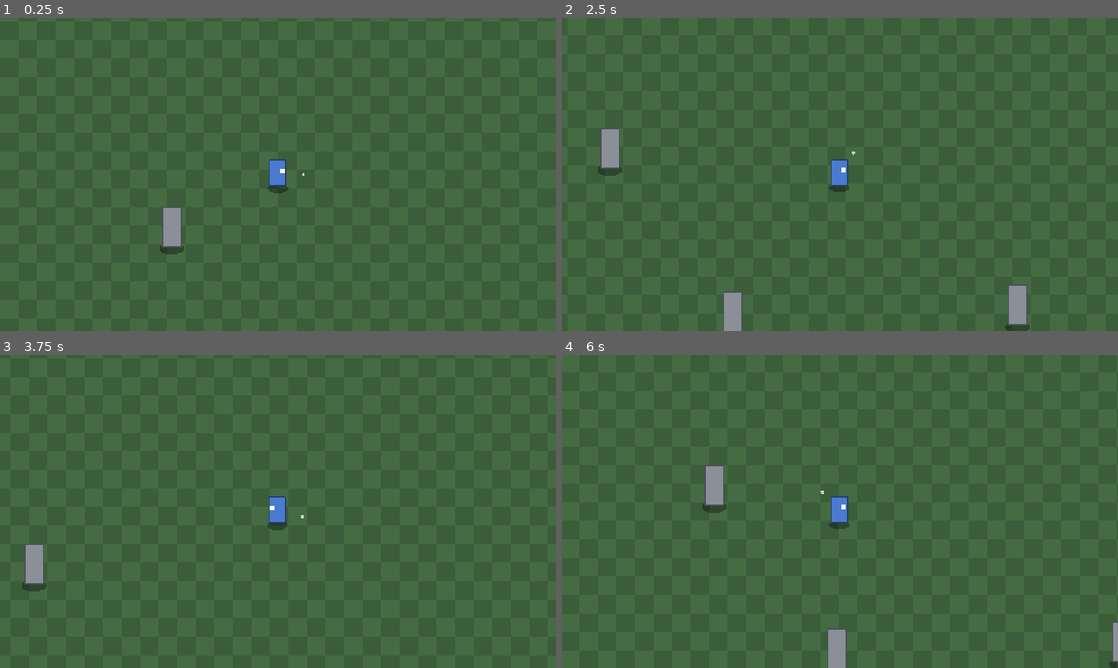
Above: before the commit, frames 1-4 (two rows, left to right).
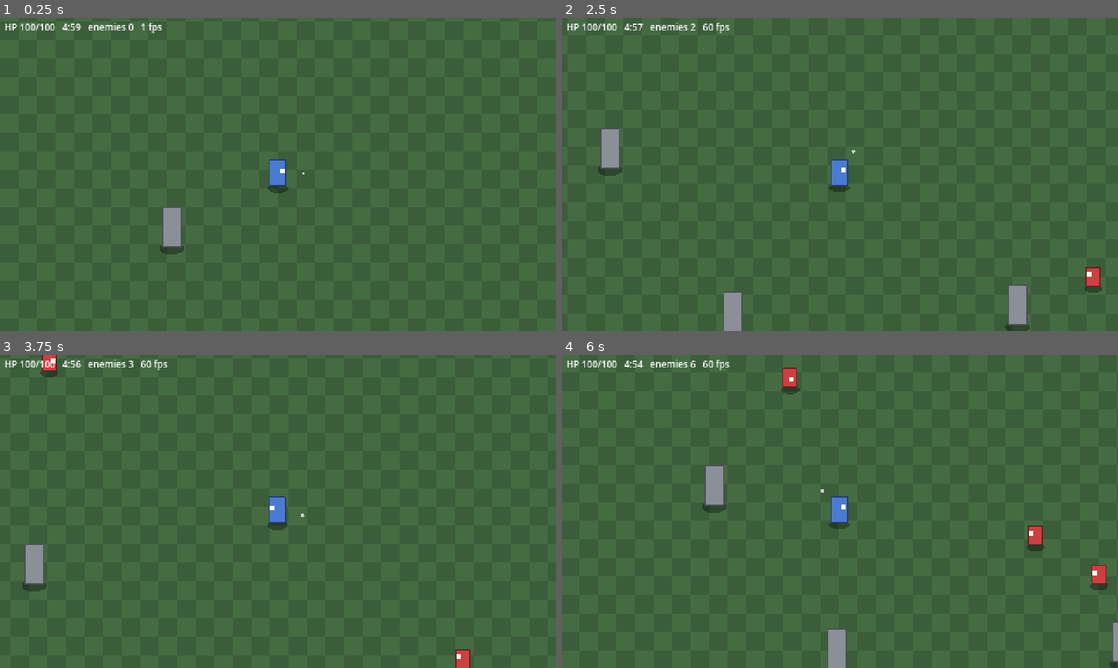
Above: after the commit, the same moments.

Repository: boki-io/game
Game: Godot game, scene res://scenes/main.tscn
Same seed, same stepped clock (60 frames per second), same inputs: the game is played once before the commit and once after it.
Inputs (mouse positions are in pixels of both pictures, inside the frame that each line leads up to):
- Up to frame 1 (0.25 s): no input
- Up to frame 2 (2.5 s): tap Enter (ui_accept) at 0.5, 1.52, 1.55, 1.82 s; move the mouse to (962, 158) at 0.52 s; hold D (move_right) 0.53-1.28 s; hold Enter (ui_accept) 0.53-1.28 s; move the mouse to (728, 190) at 1.27 s; hold S (move_down) 1.28-2.03 s; tap E (ability_e) at 1.35 s; move the mouse to (895, 105) at 2.02 s; hold D (move_right) from 2.03 s (still down); hold Enter (ui_accept) from 2.03 s (still down); tap Q (ability_q) at 2.1 s
- Up to frame 3 (3.75 s): move the mouse to (250, 574) at 2.77 s; release D (move_right) at 2.78 s; release Enter (ui_accept) at 2.78 s; hold W (move_up) 2.78-3.53 s; tap R (ability_r) at 2.85 s; tap Enter (ui_accept) at 3.02, 3.05, 3.32 s; move the mouse to (444, 558) at 3.52 s; hold A (move_left) from 3.53 s (still down); hold Enter (ui_accept) from 3.53 s (still down)
- Up to frame 4 (6 s): move the mouse to (673, 464) at 4.27 s; release Enter (ui_accept) at 4.28 s; tap E (ability_e) at 4.35 s; tap Enter (ui_accept) at 4.52, 4.55, 4.82 s; move the mouse to (867, 511) at 5.02 s; release A (move_left) at 5.03 s; hold S (move_down) 5.03-5.78 s; hold Enter (ui_accept) 5.03-5.78 s; tap Q (ability_q) at 5.1 s; move the mouse to (756, 433) at 5.77 s; hold D (move_right) from 5.78 s (still down); tap R (ability_r) at 5.85 s

The runs differ from the first frame. In frame 1, 0.3% of the frame differs, in the area x 0-55%, y 1-51%; in frame 2, 0.6%; in frame 3, 0.7%; in frame 4, 1.0%, in the area x 0-99%, y 1-76%.

Commit message:
M2: grunt enemy, contact damage, player death, spawn director, spatial grid
Co-Authored-By: Claude Sonnet 5.5 <noreply@anthropic.com>

Diff:
--- /dev/null
+++ b/data/enemies/grunt.tres
@@ -0,0 +1,12 @@
+[gd_resource type="Resource" script_class="EnemyData" format=3]
+
+[ext_resource type="Script" path="res://scripts/enemy/enemy_data.gd" id="1"]
+
+[resource]
+script = ExtResource("1")
+id = &"grunt"
+max_health = 20.0
+speed = 45.0
+contact_damage = 5.0
+contact_interval = 0.5
+xp_drop = 1
--- a/project.godot
+++ b/project.godot
@@ -11,6 +11,7 @@
 
 InputSetup="*res://scripts/systems/input_setup.gd"
 PlayerRegistry="*res://scripts/systems/player_registry.gd"
+EnemyGrid="*res://scripts/systems/enemy_grid.gd"
 
 [display]
 
--- /dev/null
+++ b/scenes/enemy.tscn
@@ -0,0 +1,31 @@
+[gd_scene format=3]
+
+[ext_resource type="Script" path="res://scripts/enemy/enemy.gd" id="1"]
+[ext_resource type="Script" path="res://scripts/player/placeholder_sprite.gd" id="2"]
+[ext_resource type="Script" path="res://scripts/systems/health.gd" id="3"]
+[ext_resource type="Resource" path="res://data/enemies/grunt.tres" id="4"]
+
+[sub_resource type="CircleShape2D" id="1"]
+radius = 7.0
+
+[node name="Enemy" type="Node2D"]
+script = ExtResource("1")
+data = ExtResource("4")
+
+[node name="Sprite" type="Node2D" parent="."]
+script = ExtResource("2")
+body_color = Color(0.8, 0.25, 0.25, 1)
+body_size = Vector2(12, 16)
+show_aim = false
+
+[node name="Health" type="Node" parent="."]
+script = ExtResource("3")
+
+[node name="Hitbox" type="Area2D" parent="."]
+collision_layer = 0
+collision_mask = 2
+monitorable = false
+
+[node name="CollisionShape2D" type="CollisionShape2D" parent="Hitbox"]
+position = Vector2(0, -6)
+shape = SubResource("1")
--- a/scenes/main.tscn
+++ b/scenes/main.tscn
@@ -4,6 +4,11 @@
 [ext_resource type="Script" path="res://scripts/systems/arena.gd" id="2"]
 [ext_resource type="Script" path="res://scripts/systems/ground.gd" id="3"]
 [ext_resource type="Script" path="res://scripts/systems/camera_follow.gd" id="4"]
+[ext_resource type="Script" path="res://scripts/systems/run_manager.gd" id="5"]
+[ext_resource type="Script" path="res://scripts/systems/spawn_director.gd" id="6"]
+[ext_resource type="PackedScene" path="res://scenes/enemy.tscn" id="7"]
+[ext_resource type="Script" path="res://scripts/ui/dev_readout.gd" id="8"]
+[ext_resource type="Script" path="res://scripts/ui/end_overlay.gd" id="9"]
 
 [node name="Main" type="Node2D"]
 script = ExtResource("1")
@@ -30,3 +35,27 @@
 
 [node name="Camera" type="Camera2D" parent="."]
 script = ExtResource("4")
+
+[node name="SpawnDirector" type="Node" parent="."]
+script = ExtResource("6")
+enemy_scene = ExtResource("7")
+
+[node name="RunManager" type="Node" parent="."]
+script = ExtResource("5")
+
+[node name="UI" type="CanvasLayer" parent="."]
+
+[node name="DevReadout" type="Label" parent="UI"]
+offset_left = 4.0
+offset_top = 2.0
+theme_override_font_sizes/font_size = 8
+script = ExtResource("8")
+
+[node name="EndOverlay" type="Control" parent="UI"]
+layout_mode = 3
+anchors_preset = 15
+anchor_right = 1.0
+anchor_bottom = 1.0
+grow_horizontal = 2
+grow_vertical = 2
+script = ExtResource("9")
--- a/scenes/player.tscn
+++ b/scenes/player.tscn
@@ -3,9 +3,14 @@
 [ext_resource type="Script" path="res://scripts/player/player.gd" id="1"]
 [ext_resource type="Script" path="res://scripts/player/player_input.gd" id="2"]
 [ext_resource type="Script" path="res://scripts/player/placeholder_sprite.gd" id="3"]
+[ext_resource type="Script" path="res://scripts/systems/health.gd" id="4"]
+[ext_resource type="Script" path="res://scripts/systems/hurtbox.gd" id="5"]
 
 [sub_resource type="CircleShape2D" id="1"]
 radius = 5.0
+
+[sub_resource type="CircleShape2D" id="2"]
+radius = 6.0
 
 [node name="Player" type="CharacterBody2D"]
 collision_layer = 2
@@ -22,3 +27,16 @@
 
 [node name="PlayerInput" type="Node" parent="."]
 script = ExtResource("2")
+
+[node name="Health" type="Node" parent="."]
+script = ExtResource("4")
+
+[node name="Hurtbox" type="Area2D" parent="."]
+collision_layer = 2
+collision_mask = 0
+monitoring = false
+script = ExtResource("5")
+
+[node name="CollisionShape2D" type="CollisionShape2D" parent="Hurtbox"]
+position = Vector2(0, -8)
+shape = SubResource("2")
--- /dev/null
+++ b/scripts/enemy/enemy.gd
@@ -0,0 +1,83 @@
+class_name Enemy
+extends Node2D
+## Chases the nearest player, separates lightly from neighbors, hurts on contact.
+## Pooled: the SpawnDirector calls activate()/deactivate() instead of instancing and freeing.
+
+const SEPARATION_RADIUS := 12.0
+const SEPARATION_WEIGHT := 0.8
+const ARENA_PADDING := 6.0
+
+@export var data: EnemyData
+
+var director: SpawnDirector
+var _contact_cd := 0.0
+
+@onready var health: Health = $Health
+@onready var hitbox: Area2D = $Hitbox
+@onready var sprite: Node2D = $Sprite
+
+
+func activate(pos: Vector2, hp_multiplier: float) -> void:
+	global_position = pos
+	health.setup(data.max_health * hp_multiplier)
+	_contact_cd = 0.0
+	visible = true
+	process_mode = Node.PROCESS_MODE_INHERIT
+	hitbox.set_deferred("monitoring", true)
+	EnemyGrid.register(self)
+
+
+func deactivate() -> void:
+	visible = false
+	process_mode = Node.PROCESS_MODE_DISABLED
+	hitbox.set_deferred("monitoring", false)
+	EnemyGrid.unregister(self)
+
+
+func _exit_tree() -> void:
+	EnemyGrid.unregister(self)
+
+
+func _physics_process(delta: float) -> void:
+	var target := PlayerRegistry.nearest(global_position)
+	if target == null:
+		return
+
+	var to_target := target.global_position - global_position
+	var dir := to_target.normalized() if to_target.length_squared() > 0.01 else Vector2.ZERO
+	var velocity := (dir + _separation() * SEPARATION_WEIGHT) * data.speed
+	global_position += velocity * delta
+	global_position = global_position.clamp(
+		Vector2(ARENA_PADDING, ARENA_PADDING),
+		Vector2(Arena.SIZE) - Vector2(ARENA_PADDING, ARENA_PADDING))
+	sprite.facing = dir
+
+	_contact_cd = maxf(_contact_cd - delta, 0.0)
+	if _contact_cd <= 0.0:
+		_try_contact_hit()
+
+	if director and to_target.length() > director.teleport_distance:
+		var ring_pos: Variant = director.ring_position(target.global_position)
+		if ring_pos != null:
+			global_position = ring_pos
+
+
+func _try_contact_hit() -> void:
+	for area in hitbox.get_overlapping_areas():
+		if area is Hurtbox:
+			area.receive_hit(data.contact_damage)
+			_contact_cd = data.contact_interval
+
+
+func _separation() -> Vector2:
+	var push := Vector2.ZERO
+	for other in EnemyGrid.query(global_position, SEPARATION_RADIUS):
+		if other == self:
+			continue
+		var away := global_position - other.global_position
+		var dist := away.length()
+		if dist < 0.01:
+			away = Vector2.from_angle(randf() * TAU)
+			dist = 0.01
+		push += away / dist * (1.0 - dist / SEPARATION_RADIUS)
+	return push.limit_length(1.0)
--- /dev/null
+++ b/scripts/enemy/enemy_data.gd
@@ -0,0 +1,9 @@
+class_name EnemyData
+extends Resource
+
+@export var id: StringName
+@export var max_health: float = 20.0
+@export var speed: float = 45.0  # px/s
+@export var contact_damage: float = 5.0
+@export var contact_interval: float = 0.5  # seconds between hits while touching
+@export var xp_drop: int = 1
--- a/scripts/main.gd
+++ b/scripts/main.gd
@@ -7,12 +7,22 @@
 
 @onready var players_root: Node2D = $World/Players
 @onready var props_root: Node2D = $World/Props
+@onready var run_manager: RunManager = $RunManager
+@onready var spawn_director: SpawnDirector = $SpawnDirector
 
 
 func _ready() -> void:
+	spawn_director.run_manager = run_manager
+	spawn_director.enemies_root = $World/Enemies
+	var readout: Label = $UI/DevReadout
+	readout.run_manager = run_manager
+	readout.spawn_director = spawn_director
+	run_manager.run_ended.connect($UI/EndOverlay.show_result)
+
 	_spawn_props()
 	var player: Player = PLAYER_SCENE.instantiate()
 	player.position = Vector2(Arena.SIZE) / 2.0
+	player.died.connect(run_manager.on_player_died)
 	players_root.add_child(player)
 
 
--- a/scripts/player/placeholder_sprite.gd
+++ b/scripts/player/placeholder_sprite.gd
@@ -2,28 +2,34 @@
 ## Stand-in for AnimatedSprite2D + Shadow until real art exists. Origin is the feet.
 
 @export var body_color := Color("4a7bd0")
+@export var body_size := Vector2(14, 22)
+## Debug marker showing the aim vector.
+@export var show_aim := true
 @export var facing := Vector2.RIGHT:
 	set(v):
 		facing = v
 		queue_redraw()
-## Debug marker showing the aim vector.
 @export var aim := Vector2.RIGHT:
 	set(v):
 		aim = v
-		queue_redraw()
+		if show_aim:
+			queue_redraw()
 
 
 func _draw() -> void:
 	_draw_shadow()
-	draw_rect(Rect2(-7, -24, 14, 22), body_color)
-	draw_rect(Rect2(-7, -24, 14, 22), body_color.darkened(0.5), false)
-	draw_rect(Rect2(-2 + facing.x * 4, -17 + facing.y * 2, 4, 4), Color.WHITE)
-	draw_circle(Vector2(0, -12) + aim * 22.0, 1.5, Color(1, 1, 1, 0.7))
+	var rect := Rect2(-body_size.x / 2.0, -body_size.y - 2.0, body_size.x, body_size.y)
+	draw_rect(rect, body_color)
+	draw_rect(rect, body_color.darkened(0.5), false)
+	var eye_y := rect.position.y + body_size.y * 0.3
+	draw_rect(Rect2(-2 + facing.x * 4, eye_y + facing.y * 2, 4, 4), Color.WHITE)
+	if show_aim:
+		draw_circle(Vector2(0, -body_size.y * 0.5 - 2.0) + aim * 22.0, 1.5, Color(1, 1, 1, 0.7))
 
 
 func _draw_shadow() -> void:
 	var pts := PackedVector2Array()
 	for i in 16:
 		var a := TAU * i / 16.0
-		pts.append(Vector2(cos(a) * 9.0, sin(a) * 4.0))
+		pts.append(Vector2(cos(a) * body_size.x * 0.65, sin(a) * 4.0))
 	draw_colored_polygon(pts, Color(0, 0, 0, 0.35))
--- a/scripts/player/player.gd
+++ b/scripts/player/player.gd
@@ -1,16 +1,25 @@
 class_name Player
 extends CharacterBody2D
 
+signal died
+
 @export var move_speed: float = 90.0
+@export var max_hp: float = 100.0
 
 var facing := Vector2.RIGHT
+var dead := false
 
 @onready var player_input: PlayerInput = $PlayerInput
 @onready var sprite: Node2D = $Sprite
+@onready var health: Health = $Health
+@onready var hurtbox: Hurtbox = $Hurtbox
 
 
 func _ready() -> void:
 	PlayerRegistry.register(self)
+	health.setup(max_hp)
+	health.died.connect(_on_died)
+	hurtbox.hit_taken.connect(_on_hit_taken)
 
 
 func _exit_tree() -> void:
@@ -18,6 +27,8 @@
 
 
 func _physics_process(_delta: float) -> void:
+	if dead:
+		return
 	var move := player_input.move_vector
 	velocity = move * move_speed
 	move_and_slide()
@@ -25,3 +36,16 @@
 		facing = move.normalized()
 	sprite.facing = facing
 	sprite.aim = player_input.aim_vector
+
+
+func _on_hit_taken(_amount: float) -> void:
+	sprite.modulate = Color(1, 0.35, 0.35)
+	create_tween().tween_property(sprite, "modulate", Color.WHITE, 0.15)
+
+
+func _on_died() -> void:
+	dead = true
+	velocity = Vector2.ZERO
+	sprite.modulate = Color(0.4, 0.4, 0.4)
+	hurtbox.set_deferred("monitorable", false)
+	died.emit()
--- a/scripts/systems/camera_follow.gd
+++ b/scripts/systems/camera_follow.gd
@@ -11,7 +11,7 @@
 
 
 func _physics_process(_delta: float) -> void:
-	var target := PlayerRegistry.nearest(global_position)
+	var target: Player = PlayerRegistry.nearest(global_position)
 	if target:
 		# Snap to whole pixels so the sprite doesn't shimmer at low resolution.
 		global_position = (target.global_position - Vector2(0, 12)).round()
--- /dev/null
+++ b/scripts/systems/enemy_grid.gd
@@ -0,0 +1,56 @@
+extends Node
+## Autoload. Spatial hash of active enemies, rebuilt once per physics frame.
+## Being an autoload, it runs before the scene's nodes, so enemies see a fresh grid.
+
+const CELL := 32.0
+
+var _enemies: Dictionary = {}  # Enemy -> true
+var _cells: Dictionary = {}  # Vector2i -> Array[Enemy]
+
+
+func register(enemy: Enemy) -> void:
+	_enemies[enemy] = true
+
+
+func unregister(enemy: Enemy) -> void:
+	_enemies.erase(enemy)
+
+
+func _physics_process(_delta: float) -> void:
+	_cells.clear()
+	for e: Enemy in _enemies:
+		var key := _cell_of(e.global_position)
+		if _cells.has(key):
+			_cells[key].append(e)
+		else:
+			_cells[key] = [e]
+
+
+func _cell_of(pos: Vector2) -> Vector2i:
+	return Vector2i(floori(pos.x / CELL), floori(pos.y / CELL))
+
+
+## All enemies within radius of pos (including any at pos itself).
+func query(pos: Vector2, radius: float) -> Array[Enemy]:
+	var out: Array[Enemy] = []
+	var lo := _cell_of(pos - Vector2(radius, radius))
+	var hi := _cell_of(pos + Vector2(radius, radius))
+	var r2 := radius * radius
+	for cx in range(lo.x, hi.x + 1):
+		for cy in range(lo.y, hi.y + 1):
+			var bucket: Array = _cells.get(Vector2i(cx, cy), [])
+			for e: Enemy in bucket:
+				if pos.distance_squared_to(e.global_position) <= r2:
+					out.append(e)
+	return out
+
+
+func nearest(pos: Vector2, max_radius: float) -> Enemy:
+	var best: Enemy = null
+	var best_d := INF
+	for e in query(pos, max_radius):
+		var d := pos.distance_squared_to(e.global_position)
+		if d < best_d:
+			best_d = d
+			best = e
+	return best
--- /dev/null
+++ b/scripts/systems/health.gd
@@ -0,0 +1,32 @@
+class_name Health
+extends Node
+
+signal changed(current: float, maximum: float)
+signal damaged(amount: float)
+signal died
+
+var max_health := 100.0
+var current := 100.0
+
+
+func setup(max_hp: float) -> void:
+	max_health = max_hp
+	current = max_hp
+	changed.emit(current, max_health)
+
+
+func take_damage(amount: float) -> void:
+	if current <= 0.0:
+		return
+	current = maxf(current - amount, 0.0)
+	damaged.emit(amount)
+	changed.emit(current, max_health)
+	if current <= 0.0:
+		died.emit()
+
+
+func heal(amount: float) -> void:
+	if current <= 0.0:
+		return
+	current = minf(current + amount, max_health)
+	changed.emit(current, max_health)
--- /dev/null
+++ b/scripts/systems/hurtbox.gd
@@ -0,0 +1,16 @@
+class_name Hurtbox
+extends Area2D
+## Receives hits for its parent's sibling Health node. Set invulnerable for i-frames.
+
+signal hit_taken(amount: float)
+
+var invulnerable := false
+
+@onready var health: Health = get_parent().get_node("Health")
+
+
+func receive_hit(amount: float) -> void:
+	if invulnerable:
+		return
+	health.take_damage(amount)
+	hit_taken.emit(amount)
--- a/scripts/systems/player_registry.gd
+++ b/scripts/systems/player_registry.gd
@@ -1,24 +1,38 @@
 extends Node
 ## Autoload. Nothing else references "the player"; ask here instead.
 
-var players: Array[Node2D] = []
+var players: Array[Player] = []
 
 
-func register(player: Node2D) -> void:
+func register(player: Player) -> void:
 	if not players.has(player):
 		players.append(player)
 
 
-func unregister(player: Node2D) -> void:
+func unregister(player: Player) -> void:
 	players.erase(player)
 
 
-func nearest(from: Vector2) -> Node2D:
-	var best: Node2D = null
+## Nearest living player, or null if there is none.
+func nearest(from: Vector2) -> Player:
+	var best: Player = null
 	var best_dist := INF
 	for p in players:
+		if p.dead:
+			continue
 		var d := from.distance_squared_to(p.global_position)
 		if d < best_dist:
 			best_dist = d
 			best = p
 	return best
+
+
+func random_alive() -> Player:
+	var alive := players.filter(func(p: Player) -> bool: return not p.dead)
+	if alive.is_empty():
+		return null
+	return alive.pick_random()
+
+
+func all_dead() -> bool:
+	return players.all(func(p: Player) -> bool: return p.dead)
--- /dev/null
+++ b/scripts/systems/run_manager.gd
@@ -0,0 +1,28 @@
+class_name RunManager
+extends Node
+
+signal run_ended(won: bool)
+
+const RUN_DURATION := 300.0  # seconds
+
+var elapsed := 0.0
+var running := true
+
+
+func _physics_process(delta: float) -> void:
+	if not running:
+		return
+	elapsed += delta
+	if elapsed >= RUN_DURATION:
+		elapsed = RUN_DURATION
+		_end(true)
+
+
+func on_player_died() -> void:
+	if running and PlayerRegistry.all_dead():
+		_end(false)
+
+
+func _end(won: bool) -> void:
+	running = false
+	run_ended.emit(won)
--- /dev/null
+++ b/scripts/systems/spawn_director.gd
@@ -0,0 +1,81 @@
+class_name SpawnDirector
+extends Node
+## Spawns enemies on a ring just outside the screen, with a rising rate and HP scaling.
+## Owns the enemy pool.
+
+@export var enemy_scene: PackedScene
+@export var start_rate: float = 1.0  # spawns/s at 0:00
+@export var end_rate: float = 8.0  # spawns/s at the end of the run
+@export var alive_cap: int = 300
+@export var hp_scale_per_minute: float = 0.15
+@export var ring_margin: float = 24.0  # px beyond the screen corner
+@export var teleport_margin: float = 120.0  # px beyond the ring before an enemy is recycled
+
+var run_manager: RunManager
+var enemies_root: Node2D
+var alive := 0
+
+var ring_radius := 0.0
+var teleport_distance := 0.0
+
+var _accum := 0.0
+var _pool: Array[Enemy] = []
+
+
+func _ready() -> void:
+	var view := Vector2(
+		ProjectSettings.get_setting("display/window/size/viewport_width"),
+		ProjectSettings.get_setting("display/window/size/viewport_height"))
+	ring_radius = view.length() / 2.0 + ring_margin
+	teleport_distance = ring_radius + teleport_margin
+
+
+func _physics_process(delta: float) -> void:
+	if not run_manager.running:
+		return
+	var t := clampf(run_manager.elapsed / RunManager.RUN_DURATION, 0.0, 1.0)
+	_accum += lerpf(start_rate, end_rate, t) * delta
+	while _accum >= 1.0:
+		_accum -= 1.0
+		if alive >= alive_cap:
+			_accum = 0.0
+			break
+		_spawn()
+
+
+func _spawn() -> void:
+	var player := PlayerRegistry.random_alive()
+	if player == null:
+		return
+	var pos: Variant = ring_position(player.global_position)
+	if pos == null:
+		return
+	var hp_mult := 1.0 + hp_scale_per_minute * run_manager.elapsed / 60.0
+	var enemy := _acquire()
+	enemy.activate(pos, hp_mult)
+	alive += 1
+
+
+## A random point on the spawn ring around `around` that lies inside the arena, or null.
+func ring_position(around: Vector2) -> Variant:
+	var bounds := Rect2(Vector2.ZERO, Vector2(Arena.SIZE)).grow(-8.0)
+	for i in 8:
+		var p := around + Vector2.from_angle(randf() * TAU) * ring_radius
+		if bounds.has_point(p):
+			return p
+	return null
+
+
+func release(enemy: Enemy) -> void:
+	enemy.deactivate()
+	_pool.append(enemy)
+	alive -= 1
+
+
+func _acquire() -> Enemy:
+	if not _pool.is_empty():
+		return _pool.pop_back()
+	var enemy: Enemy = enemy_scene.instantiate()
+	enemy.director = self
+	enemies_root.add_child(enemy)
+	return enemy
--- /dev/null
+++ b/scripts/ui/dev_readout.gd
@@ -0,0 +1,13 @@
+extends Label
+## Placeholder dev readout until the real HUD (M6) and F3 debug overlay exist.
+
+var run_manager: RunManager
+var spawn_director: SpawnDirector
+
+
+func _process(_delta: float) -> void:
+	var player: Player = PlayerRegistry.players[0] if not PlayerRegistry.players.is_empty() else null
+	var hp := "-" if player == null else "%d/%d" % [player.health.current, player.health.max_health]
+	var remaining := maxf(RunManager.RUN_DURATION - run_manager.elapsed, 0.0)
+	text = "HP %s   %d:%02d   enemies %d   %d fps" % [
+		hp, int(remaining) / 60, int(remaining) % 60, spawn_director.alive, Engine.get_frames_per_second()]
--- /dev/null
+++ b/scripts/ui/end_overlay.gd
@@ -0,0 +1,27 @@
+extends Control
+## Placeholder end screen until M8 (proper stats and a Restart button).
+
+var _label: Label
+
+
+func _ready() -> void:
+	visible = false
+	var dim := ColorRect.new()
+	dim.color = Color(0, 0, 0, 0.6)
+	dim.set_anchors_preset(Control.PRESET_FULL_RECT)
+	add_child(dim)
+	_label = Label.new()
+	_label.set_anchors_preset(Control.PRESET_FULL_RECT)
+	_label.horizontal_alignment = HORIZONTAL_ALIGNMENT_CENTER
+	_label.vertical_alignment = VERTICAL_ALIGNMENT_CENTER
+	add_child(_label)
+
+
+func show_result(won: bool) -> void:
+	_label.text = ("Survived!" if won else "You died") + "\nEnter / A to restart"
+	visible = true
+
+
+func _unhandled_input(event: InputEvent) -> void:
+	if visible and event.is_action_pressed(&"ui_accept"):
+		get_tree().reload_current_scene()
Not shown, added: scripts/enemy/enemy.gd.uid
Not shown, added: scripts/enemy/enemy_data.gd.uid
Not shown, added: scripts/systems/enemy_grid.gd.uid
Not shown, added: scripts/systems/health.gd.uid
Not shown, added: scripts/systems/hurtbox.gd.uid
Not shown, added: scripts/systems/run_manager.gd.uid
Not shown, added: scripts/systems/spawn_director.gd.uid
Not shown, added: scripts/ui/dev_readout.gd.uid
Not shown, added: scripts/ui/end_overlay.gd.uid
Not shown, removed: scripts/enemy/.gitkeep
Not shown, removed: scripts/ui/.gitkeep
